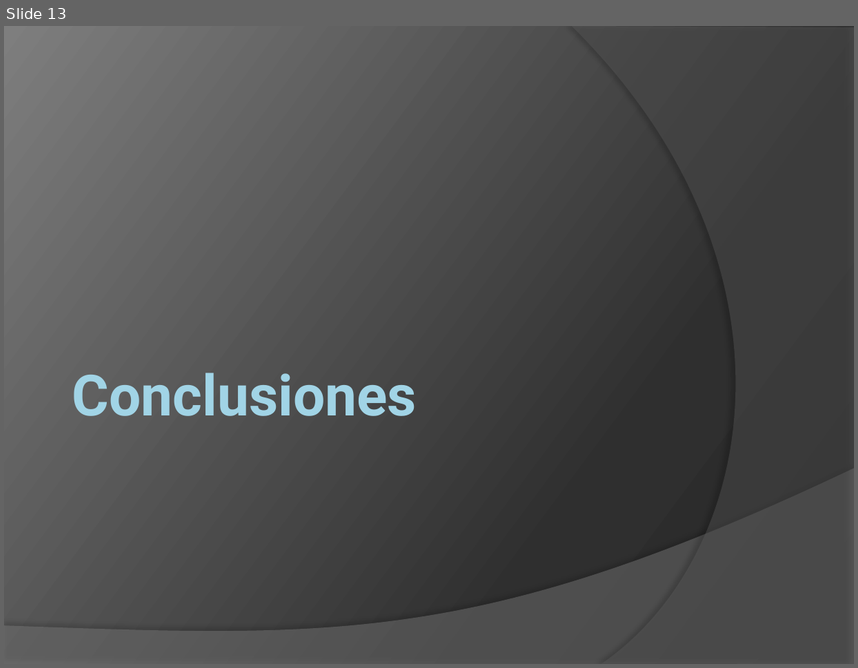
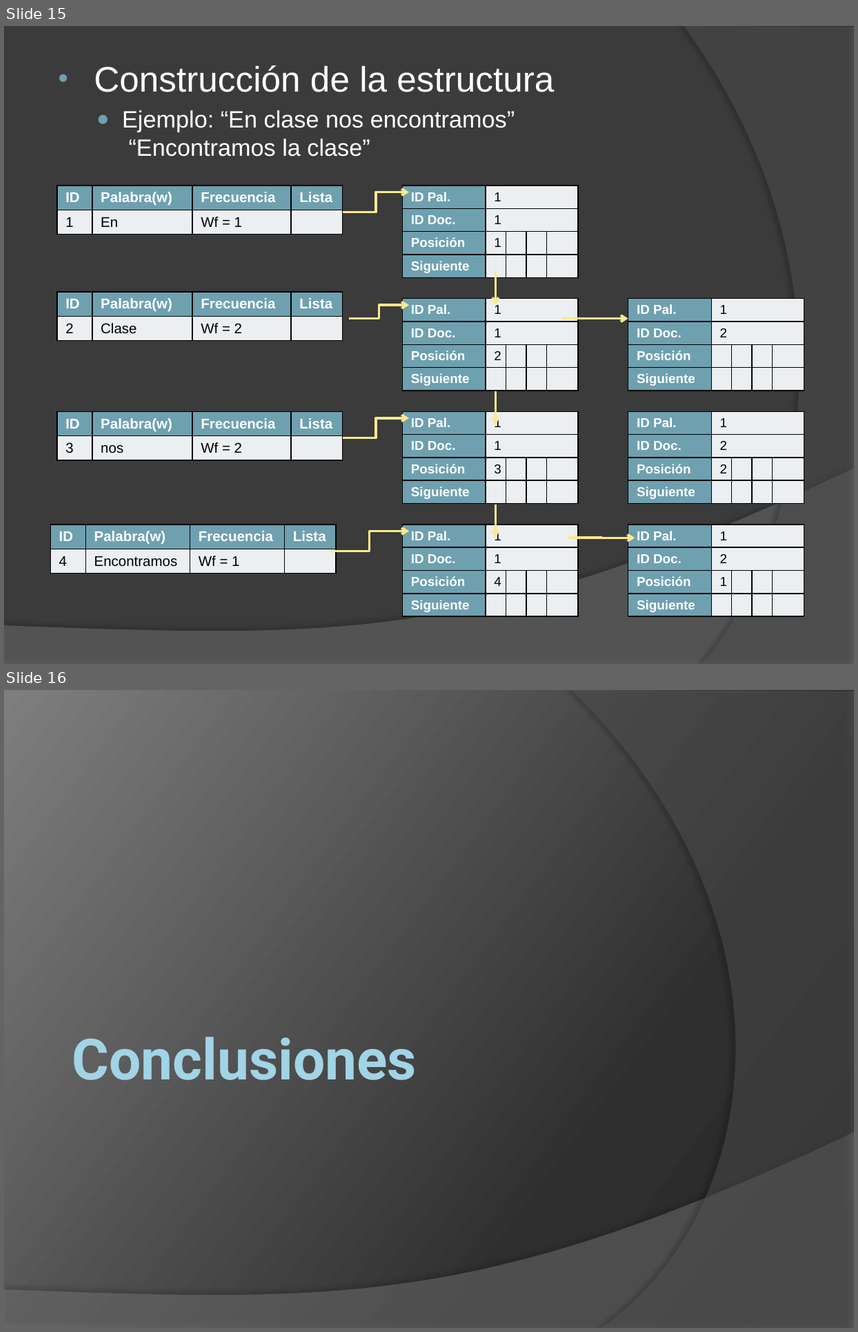
Before and after one commit to diegohttp/plagiarius, a slide deck: Lab4/diapositivas dp1[1].pptx. Shown one above the other, each under a label of ours: slide 13 before the commit, slides 15 and 16 after it. The pictures are 858x668 and 858x1332 pixels, drawn with LibreOffice and Linux fonts; fonts in the diff are those of the drawing. Boxes give left, top, right and bottom in pixels: in the first picture for what was removed or moved away, otherwise in the second. Text is boxed around its words. In the diff, an @@ line names an element or a change of style, - is before the commit and + after.

```diff
--- a/Lab4/diapositivas dp1[1].pptx
+++ b/Lab4/diapositivas dp1[1].pptx
@@ slide 15 added at (x1=4, y1=26, x2=854, y2=664), background #3B3B3B; not listed: 1 template element that a slide beside it also shows @@
@@ freeform shape added at (x1=684, y1=26, x2=854, y2=664), fill #5E5E5E at 40% opacity @@
@@ text added at (x1=94, y1=65, x2=554, y2=156), 20 pt, text #FFFFFF @@
+• Construcción de la estructura
+  ● Ejemplo: “En clase nos encontramos” “Encontramos la clase”
@@ table added at (x1=56, y1=185, x2=342, y2=236), 2 rows, 4 columns @@
+ID | Palabra(w) | Frecuencia | Lista
+1 | En | Wf = 1 | 
@@ table added at (x1=403, y1=185, x2=576, y2=281), 4 rows, 5 columns @@
+ID Pal. | 1 |  |  | 
+ID Doc. | 1 |  |  | 
+Posición | 1 |  |  | 
+Siguiente |  |  |  | 
@@ elbow arrow added from (342, 212) to (410, 192), #F9E98E 2 pt @@
@@ elbow arrow added from (495, 272) to (495, 305), #F9E98E 2 pt @@
@@ table added at (x1=56, y1=291, x2=342, y2=342), 2 rows, 4 columns @@
+ID | Palabra(w) | Frecuencia | Lista
+2 | Clase | Wf = 2 | 
@@ elbow arrow added from (349, 319) to (410, 305), #F9E98E 2 pt @@
@@ table added at (x1=403, y1=298, x2=576, y2=394), 4 rows, 5 columns @@
+ID Pal. | 1 |  |  | 
+ID Doc. | 1 |  |  | 
+Posición | 2 |  |  | 
+Siguiente |  |  |  | 
@@ table added at (x1=628, y1=298, x2=802, y2=394), 4 rows, 5 columns @@
+ID Pal. | 1 |  |  | 
+ID Doc. | 2 |  |  | 
+Posición |  |  |  | 
+Siguiente |  |  |  | 
@@ elbow arrow added from (562, 319) to (628, 319), #F9E98E 2 pt @@
@@ elbow arrow added from (495, 392) to (495, 425), #F9E98E 2 pt @@
@@ table added at (x1=56, y1=411, x2=342, y2=462), 2 rows, 4 columns @@
+ID | Palabra(w) | Frecuencia | Lista
+3 | nos | Wf = 2 | 
@@ elbow arrow added from (342, 437) to (410, 418), #F9E98E 2 pt @@
@@ table added at (x1=403, y1=411, x2=576, y2=507), 4 rows, 5 columns @@
+ID Pal. | 1 |  |  | 
+ID Doc. | 1 |  |  | 
+Posición | 3 |  |  | 
+Siguiente |  |  |  | 
@@ table added at (x1=628, y1=411, x2=802, y2=507), 4 rows, 5 columns @@
+ID Pal. | 1 |  |  | 
+ID Doc. | 2 |  |  | 
+Posición | 2 |  |  | 
+Siguiente |  |  |  | 
@@ elbow arrow added from (495, 505) to (495, 538), #F9E98E 2 pt @@
@@ table added at (x1=51, y1=524, x2=337, y2=575), 2 rows, 4 columns @@
+ID | Palabra(w) | Frecuencia | Lista
+4 | Encontramos | Wf = 1 | 
@@ elbow arrow added from (330, 550) to (410, 531), #F9E98E 2 pt @@
@@ table added at (x1=403, y1=524, x2=576, y2=620), 4 rows, 5 columns @@
+ID Pal. | 1 |  |  | 
+ID Doc. | 1 |  |  | 
+Posición | 4 |  |  | 
+Siguiente |  |  |  | 
@@ elbow arrow added from (568, 538) to (635, 538), #F9E98E 2 pt @@
@@ table added at (x1=628, y1=524, x2=802, y2=620), 4 rows, 5 columns @@
+ID Pal. | 1 |  |  | 
+ID Doc. | 2 |  |  | 
+Posición | 1 |  |  | 
+Siguiente |  |  |  | 
@@ what was slide 13 is now slide 16 @@
```
Also in this commit, not shown: 1 slide changed, 2 other slides added.
